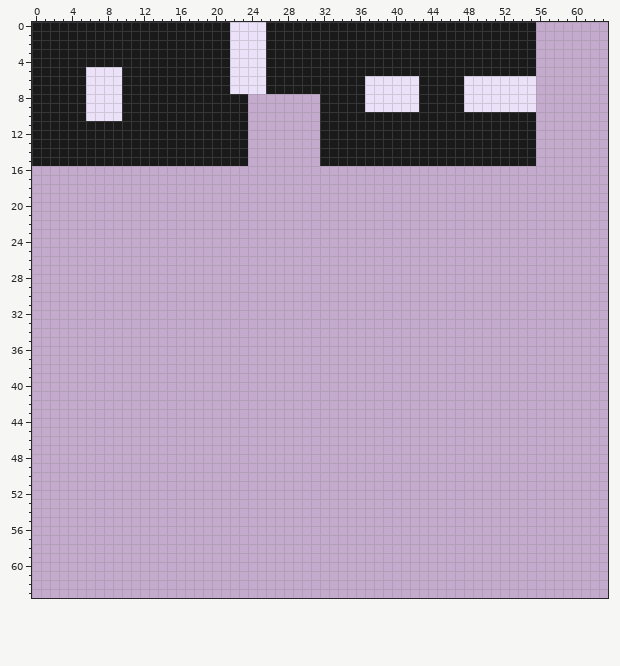
Two versions of one pixel-art sprite, godot/assets/ground-tileset.png. This is how it looked before the edit.
The file is 64x64 pixels. Pixels under 10% opacity are left out. Colours within 5 levels of each other are drawn and written as one.
And afterwards:
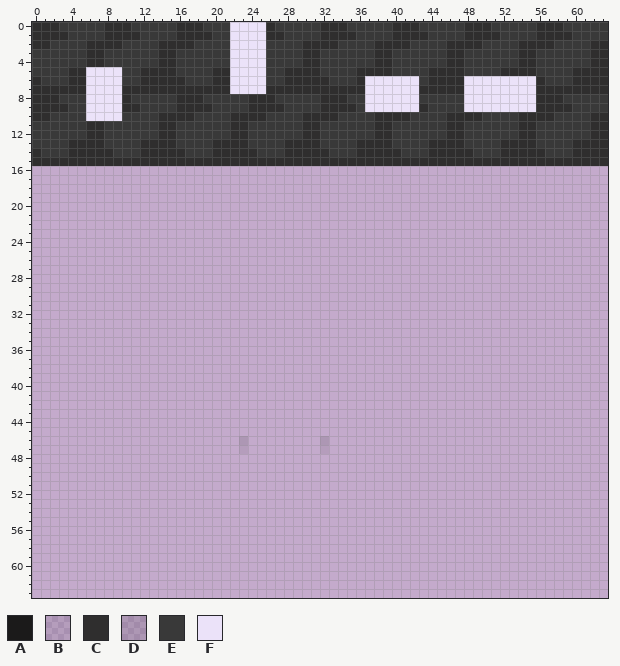
Palette (. is transparent): A #1b1a1a  B #2c2b2b1a  C #2f2e2e  D #30303027  E #393939  F #ebe2f9
What changed:
@@ x 0..63 @@
- 0 AAAAAAAAAAAAAAAAAAAAAAFFFFAAAAAAAAAAAAAAAAAAAAAAAAAAAAAA........
- 1 AAAAAAAAAAAAAAAAAAAAAAFFFFAAAAAAAAAAAAAAAAAAAAAAAAAAAAAA........
- 2 AAAAAAAAAAAAAAAAAAAAAAFFFFAAAAAAAAAAAAAAAAAAAAAAAAAAAAAA........
- 3 AAAAAAAAAAAAAAAAAAAAAAFFFFAAAAAAAAAAAAAAAAAAAAAAAAAAAAAA........
- 4 AAAAAAAAAAAAAAAAAAAAAAFFFFAAAAAAAAAAAAAAAAAAAAAAAAAAAAAA........
- 5 AAAAAAFFFFAAAAAAAAAAAAFFFFAAAAAAAAAAAAAAAAAAAAAAAAAAAAAA........
- 6 AAAAAAFFFFAAAAAAAAAAAAFFFFAAAAAAAAAAAFFFFFFAAAAAFFFFFFFF........
- 7 AAAAAAFFFFAAAAAAAAAAAAFFFFAAAAAAAAAAAFFFFFFAAAAAFFFFFFFF........
- 8 AAAAAAFFFFAAAAAAAAAAAAAA........AAAAAFFFFFFAAAAAFFFFFFFF........
- 9 AAAAAAFFFFAAAAAAAAAAAAAA........AAAAAFFFFFFAAAAAFFFFFFFF........
-10 AAAAAAFFFFAAAAAAAAAAAAAA........AAAAAAAAAAAAAAAAAAAAAAAA........
-11 AAAAAAAAAAAAAAAAAAAAAAAA........AAAAAAAAAAAAAAAAAAAAAAAA........
-12 AAAAAAAAAAAAAAAAAAAAAAAA........AAAAAAAAAAAAAAAAAAAAAAAA........
-13 AAAAAAAAAAAAAAAAAAAAAAAA........AAAAAAAAAAAAAAAAAAAAAAAA........
-14 AAAAAAAAAAAAAAAAAAAAAAAA........AAAAAAAAAAAAAAAAAAAAAAAA........
-15 AAAAAAAAAAAAAAAAAAAAAAAA........AAAAAAAAAAAAAAAAAAAAAAAA........
+ 0 CCCEEEEECCCEEEEECCCEEEFFFFCEEEEECCCEEEEECCCEEEEECCCEEEEECCCEEEEE
+ 1 CCCCEEEECCCCEEEECCCCEEFFFFCCEEEECCCCEEEECCCCEEEECCCCEEEECCCCEEEE
+ 2 CCEEEECCCCEEEECCCCEEEEFFFFEEEECCCCEEEECCCCEEEECCCCEEEECCCCEEEECC
+ 3 EEEEEECCEEEEEECCEEEEEEFFFFEEEECCEEEEEECCEEEEEECCEEEEEECCEEEEEECC
+ 4 EEEEEECCEEEEEECCEEEEEEFFFFEEEECCEEEEEECCEEEEEECCEEEEEECCEEEEEECC
+ 5 EEEECCFFFFEECCCCEEEECCFFFFEECCCCEEEECCCCEEEECCCCEEEECCCCEEEECCCC
+ 6 CEEECCFFFFEECCCCCEEECCFFFFEECCCCCEEECFFFFFFECCCCFFFFFFFFCEEECCCC
+ 7 CCCCCCFFFFCCCCCCCCCCCCFFFFCCCCCCCCCCCFFFFFFCCCCCFFFFFFFFCCCCCCCC
+ 8 CCCEEEFFFFCEEEEECCCEEEEECCCEEEEECCCEEFFFFFFEEEEEFFFFFFFFCCCEEEEE
+ 9 CCCCEEFFFFCCEEEECCCCEEEECCCCEEEECCCCEFFFFFFCEEEEFFFFFFFFCCCCEEEE
+10 CCEEEEFFFFEEEECCCCEEEECCCCEEEECCCCEEEECCCCEEEECCCCEEEECCCCEEEECC
+11 EEEEEECCEEEEEECCEEEEEECCEEEEEECCEEEEEECCEEEEEECCEEEEEECCEEEEEECC
+12 EEEEEECCEEEEEECCEEEEEECCEEEEEECCEEEEEECCEEEEEECCEEEEEECCEEEEEECC
+13 EEEECCCCEEEECCCCEEEECCCCEEEECCCCEEEECCCCEEEECCCCEEEECCCCEEEECCCC
+14 CEEECCCCCEEECCCCCEEECCCCCEEECCCCCEEECCCCCEEECCCCCEEECCCCCEEECCCC
+15 CCCCCCCCCCCCCCCCCCCCCCCCCCCCCCCCCCCCCCCCCCCCCCCCCCCCCCCCCCCCCCCC
 16 ................................................................
@@ x 21..34 @@
 45 ..............
-46 ..............
-47 ..............
+46 ..D........D..
+47 ..B........B..
 48 ..............
